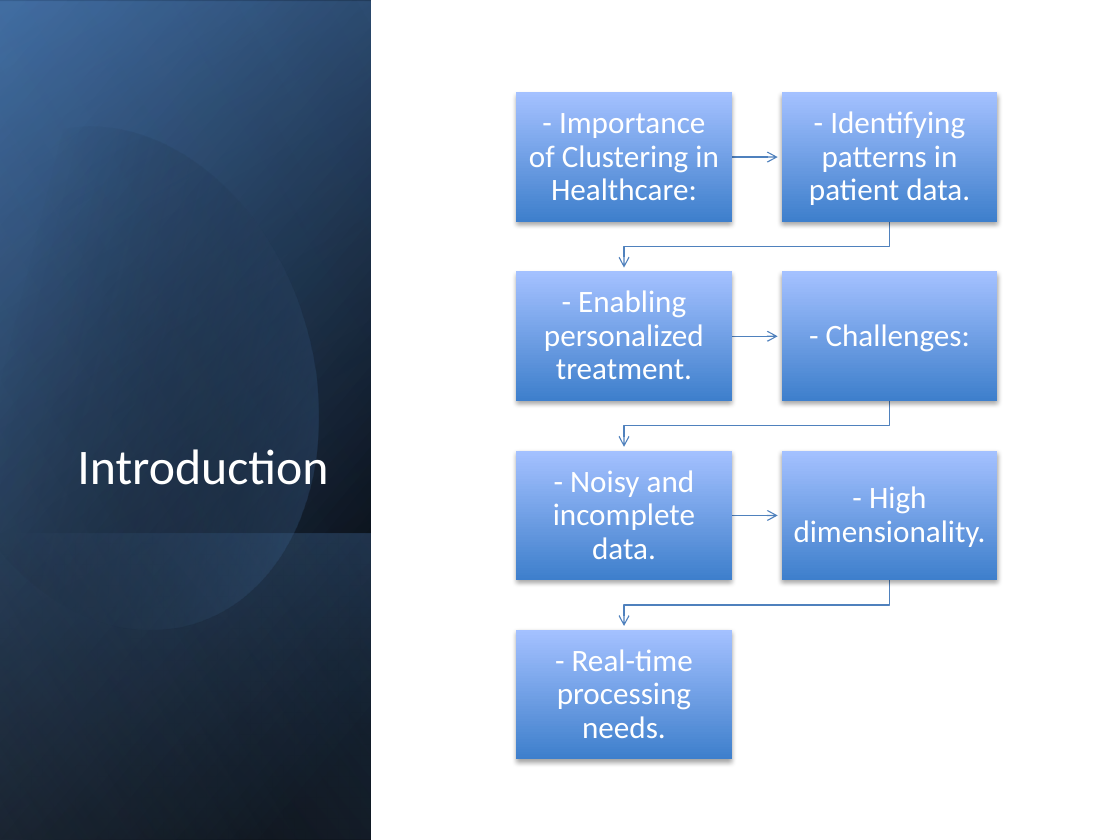
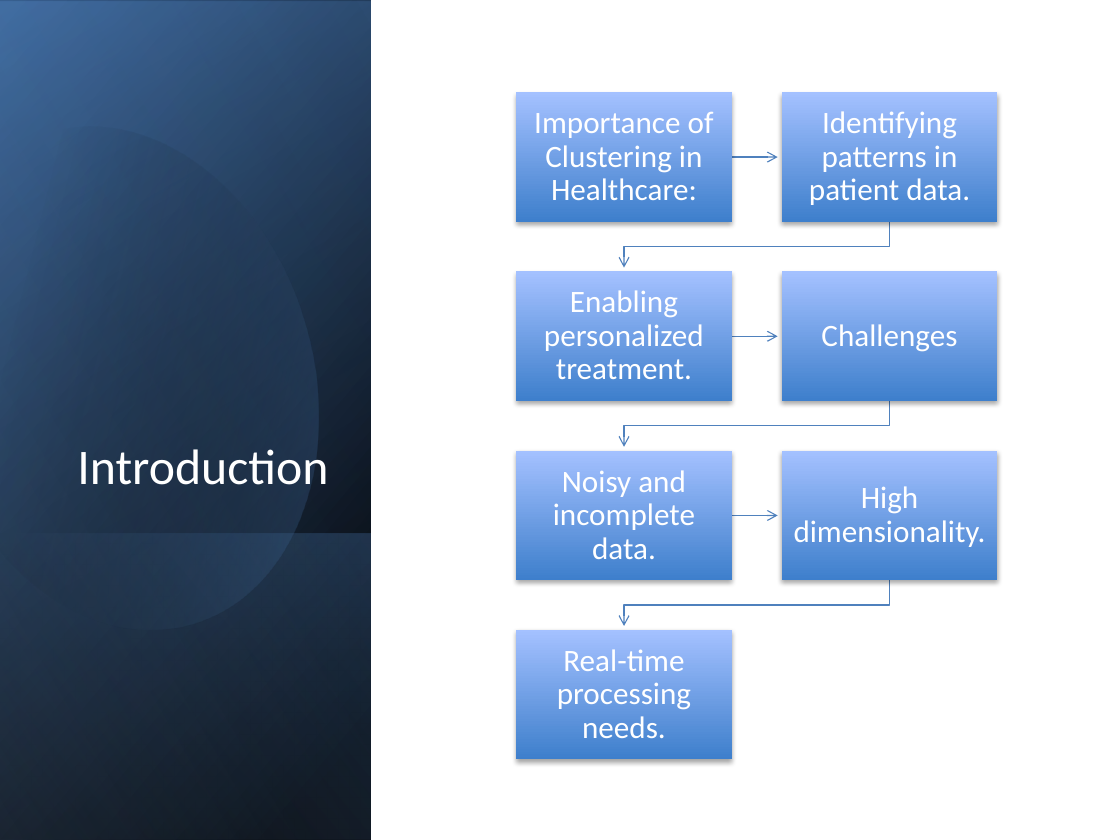
Before and after one commit to m-m4h4d/A03, a slide deck: slide 2 of ML_Assignment03_Mahad_Mansoor_Waqar.pptx. Drawn at 1120x840 pixels with LibreOffice and Linux fonts; fonts in the diff are those of the drawing. Boxes give left, top, right and bottom in pixels: in the first picture for what was removed or moved away, otherwise in the second. Text is boxed around its words. In the diff, an @@ line names an element or a change of style, - is before the commit and + after.

```diff
--- a/ML_Assignment03_Mahad_Mansoor_Waqar.pptx
+++ b/ML_Assignment03_Mahad_Mansoor_Waqar.pptx
@@ text at (534,112,714,200): text changed @@
-- Importance of Clustering in Healthcare:
+Importance of Clustering in Healthcare:
@@ text at (809,111,970,205): text changed @@
-- Identifying patterns in patient data.
+Identifying patterns in patient data.
@@ text at (544,290,704,379): text changed @@
-- Enabling personalized treatment.
+Enabling personalized treatment.
@@ text at (821,324,957,351): text changed @@
-- Challenges:
+Challenges
@@ text at (553,470,695,559): text changed @@
-- Noisy and incomplete data.
+Noisy and incomplete data.
@@ text at (794,486,986,547): text changed @@
-- High dimensionality.
+High dimensionality.
@@ text at (557,649,691,738): text changed @@
-- Real-time processing needs.
+Real-time processing needs.
```
Also in this commit, not shown: 9 other slides changed.
